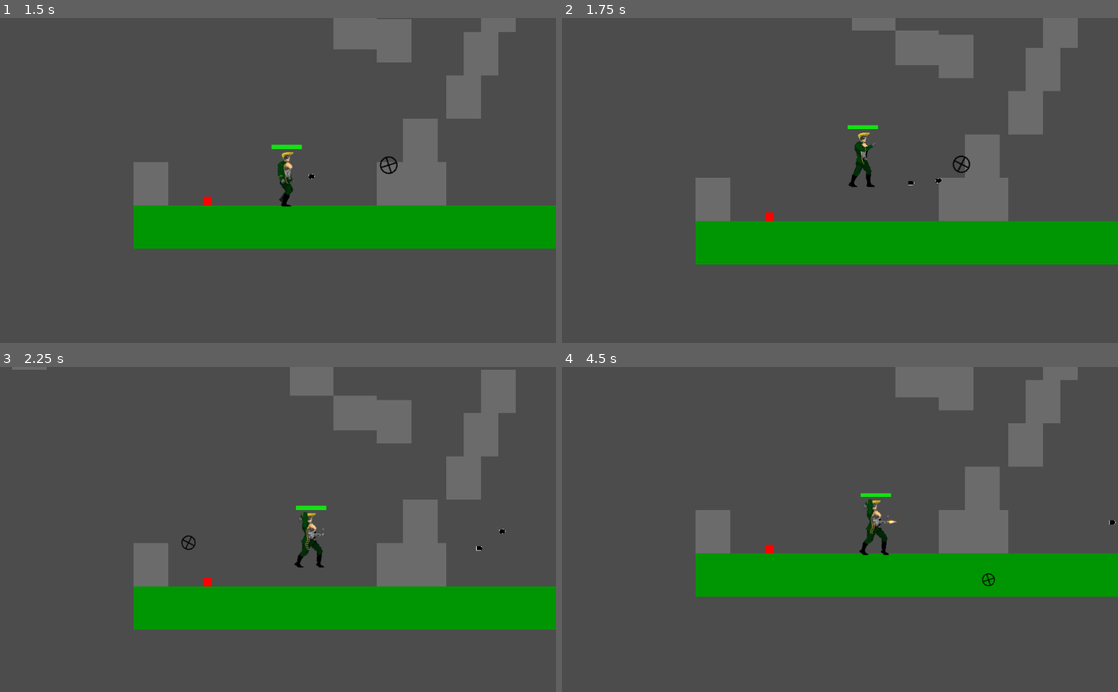
Above: before the commit, frames 1-4 (two rows, left to right).
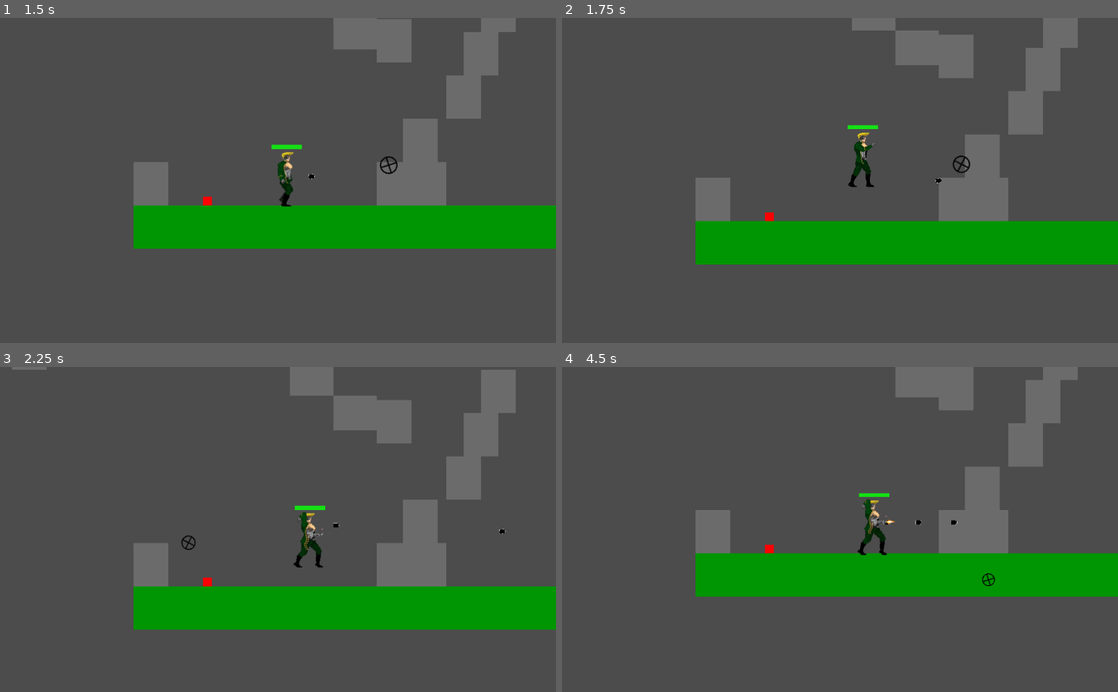
Above: after the commit, the same moments.

Repository: jfdoming/Project-B
Game: Godot game, scene res://scenes/Start.tscn
Two runs of this game, one before a commit and one after it. Both use one fixed random seed, a clock stepped at 60 frames per second and the inputs below.
Inputs (mouse positions are in pixels of both pictures, inside the frame that each line leads up to):
- Up to frame 1 (1.5 s): click "Start" at 0.5 s; move the mouse to (400, 164) at 1.27 s; hold Right (ui_right) from 1.28 s (still down); click (400, 164) at 1.35 s
- Up to frame 2 (1.75 s): keep holding Right (ui_right); tap Space (ui_select) at 1.52 s; tap F (fire_chest) at 1.55 s
- Up to frame 3 (2.25 s): keep holding Right (ui_right); move the mouse to (166, 545) at 2.02 s; tap F (fire_chest) at 2.1 s
- Up to frame 4 (4.5 s): tap Space (ui_select) at 2.27, 3.77 s; click (728, 545) at 2.3 s; move the mouse to (895, 458) at 2.77 s; release Right (ui_right) at 2.78 s; hold Left (ui_left) 2.78-3.53 s; click (895, 458) at 2.85 s; tap F (fire_chest) at 3.05, 3.6 s; move the mouse to (812, 594) at 3.52 s; hold Right (ui_right) from 3.53 s (still down); click (812, 594) at 3.8 s; move the mouse to (1006, 578) at 4.27 s; click (1006, 578) at 4.35 s

Frame 1 is identical in both runs. In frame 2, 0.1% of the frame differs, in the area x 51-68%, y 35-52%; in frame 3, 0.2%; in frame 4, 0.4%, in the area x 53-100%, y 38-58%.

Commit message:
Synced shooting with firing frames

Diff:
--- a/Player.gd
+++ b/Player.gd
@@ -81,7 +81,7 @@
 
 func calculate_velocity(delta):
 	var fire_chest = may_move and Input.is_action_just_pressed("fire_chest")
-	#firing_chest = firing_chest or fire_chest
+	firing_chest = firing_chest or fire_chest
 
 	var freeze = (not may_move) or firing_chest
 	var right = not freeze and Input.is_action_pressed('ui_right')
@@ -104,20 +104,6 @@
 			instance.linear_velocity = Vector2(-1000, 0).rotated(-instance.rotation)
 			instance.damage = bullet_damage
 			instance.connect("kill_obtained", self, "on_kill")
-	if fire_chest and firing_chest == false:
-		firing_chest = true
-		for i in range(8):
-			var chest_bullet = Bullet.instance()
-			get_parent().add_child(chest_bullet)
-			chest_bullet.position = $ChestFirePoint.global_position
-
-			if direction == RIGHT:
-				chest_bullet.linear_velocity = Vector2(1000, 0)
-			else:
-				chest_bullet.linear_velocity = Vector2(-1000, 0)
-				chest_bullet.scale.x = -1
-			chest_bullet.damage = bullet_damage
-			chest_bullet.connect("kill_obtained", self, "on_kill")
 	if crouch:
 		if jumping and not smashing:
 			smashing = true
@@ -160,6 +146,19 @@
 		else:
 			_show_anim($StandAnimation)
 
+func chest_shoot():
+	var chest_bullet = Bullet.instance()
+	get_parent().add_child(chest_bullet)
+	chest_bullet.position = $ChestFirePoint.global_position
+
+	if direction == RIGHT:
+		chest_bullet.linear_velocity = Vector2(1000, 0)
+	else:
+		chest_bullet.linear_velocity = Vector2(-1000, 0)
+		chest_bullet.scale.x = -1
+	chest_bullet.damage = bullet_damage
+	chest_bullet.connect("kill_obtained", self, "on_kill")
+
 func _physics_process(delta):
 
 	calculate_velocity(delta)
@@ -277,7 +276,6 @@
 
 	respawn()
 
-
 func _on_FireChestAnimation_animation_finished():
 	firing_chest = false
 
@@ -285,3 +283,9 @@
 func _on_EnemyDetector_body_entered(body):
 	if "BasicEnemy" in body.name and body.isDead == false:
 		take_damage(basic_enemy_damage)
+
+
+func _on_FireChestAnimation_frame_changed():
+	for i in range(9, 24, 2):
+		if $FireChestAnimation.get_frame() == i:
+			chest_shoot()
--- a/Player.tscn
+++ b/Player.tscn
@@ -322,17 +322,17 @@
 position = Vector2( 0, -27 )
 scale = Vector2( 2, 2 )
 frames = SubResource( 43 )
-frame = 27
+frame = 1
 
 [node name="HeadCollisionShape" type="CollisionShape2D" parent="."]
 position = Vector2( 2.59303, -89.4856 )
 scale = Vector2( 2, 2 )
-shape = SubResource( 44 )
+shape = SubResource( 45 )
 
 [node name="BodyCollisionShape" type="CollisionShape2D" parent="."]
 position = Vector2( -1, 7 )
 scale = Vector2( 2, 2 )
-shape = SubResource( 45 )
+shape = SubResource( 46 )
 
 [node name="EnemyDetector" type="Area2D" parent="."]
 position = Vector2( -127.925, 125.434 )
@@ -355,4 +355,5 @@
 [connection signal="timeout" from="InvulnTimer" to="." method="_on_InvulnTimer_timeout"]
 [connection signal="timeout" from="InvulnFlickerTimer" to="." method="_on_InvulnFlickerTimer_timeout"]
 [connection signal="animation_finished" from="FireChestAnimation" to="." method="_on_FireChestAnimation_animation_finished"]
+[connection signal="frame_changed" from="FireChestAnimation" to="." method="_on_FireChestAnimation_frame_changed"]
 [connection signal="body_entered" from="EnemyDetector" to="." method="_on_EnemyDetector_body_entered"]
Not shown: 2 places in Player.tscn that only renumber resources
